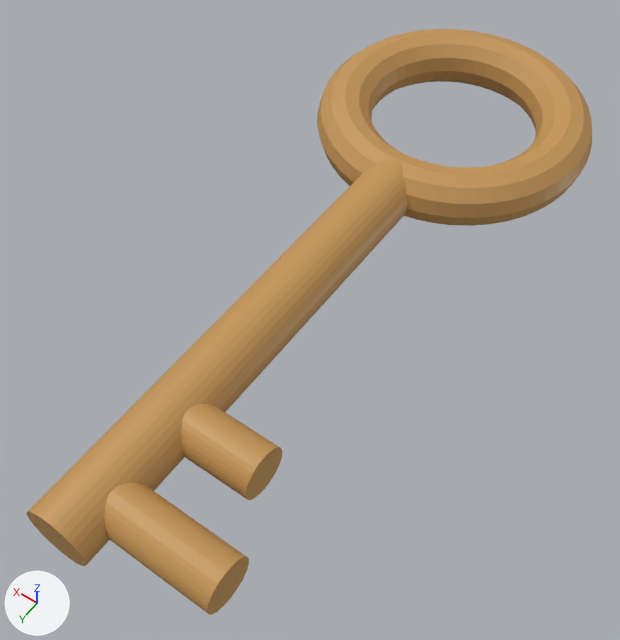
The FBX model OutofLight/Assets/Models/key.fbx: old version first, new version second.
Both versions are drawn from a 50 mm lens placed at (-0.519, 1.179, 1.019), pointed at (-0.021, 0.481, -0.077). The lights are fixed; the arrows at lower left show +X, +Y and +Z. Where no turn or scale is listed for an object, it has been applied to the vertices.

The first picture shows 'Key'.
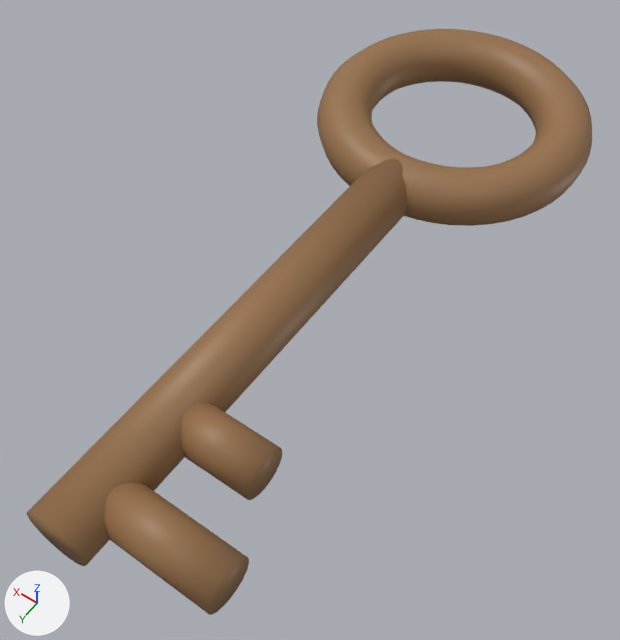
Where the newer file only moved an object's origin or applied its transform, the numbers keep the older frame.

Boxes [x1, y1, x2, y2] around the edits, measured in the pictures (620 x 640 px):
```json
{"object": "Key", "change": "recoloured, shading changed", "before": [27, 29, 592, 615], "after": [27, 29, 592, 615], "on screen": "orange to brown"}
```

The change, as JSON lines over the scene's bpy script:
```json
{"op": "add", "block": "mat_key", "code": ["mat_key = principled_material('Key')", "mat_key.base_color = (0.311, 0.165, 0.0694)  # brown #97714a"]}
{"block": "me_key", "where": "me_key.from_pydata(...)  # 768 vertices, 678 faces; spans x -0.256..0.244, y -1.249..0.0, z -0.04..0.06"}
{"block": "me_key", "where": "# used by ob_key; location = (0.006, 0.999, -0.01)"}
{"op": "remove", "block": "me_key", "code": "me_key.materials.append(mat_pillar1decogold)  # orange #c59656"}
{"block": "me_key", "change": "me_key part 1: edges marked sharp go from 1440 to 0"}
{"op": "add", "block": "me_key", "code": "me_key.materials.append(mat_key)  # brown #97714a"}
```
